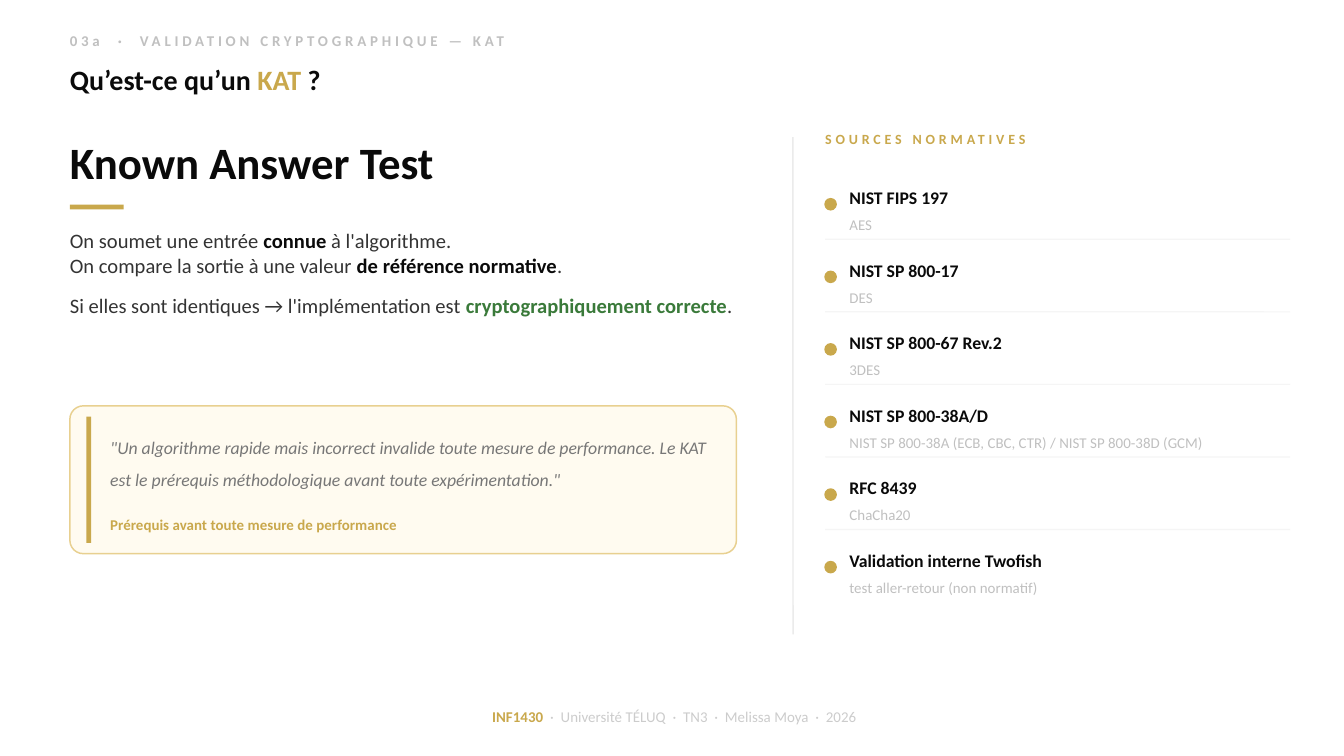
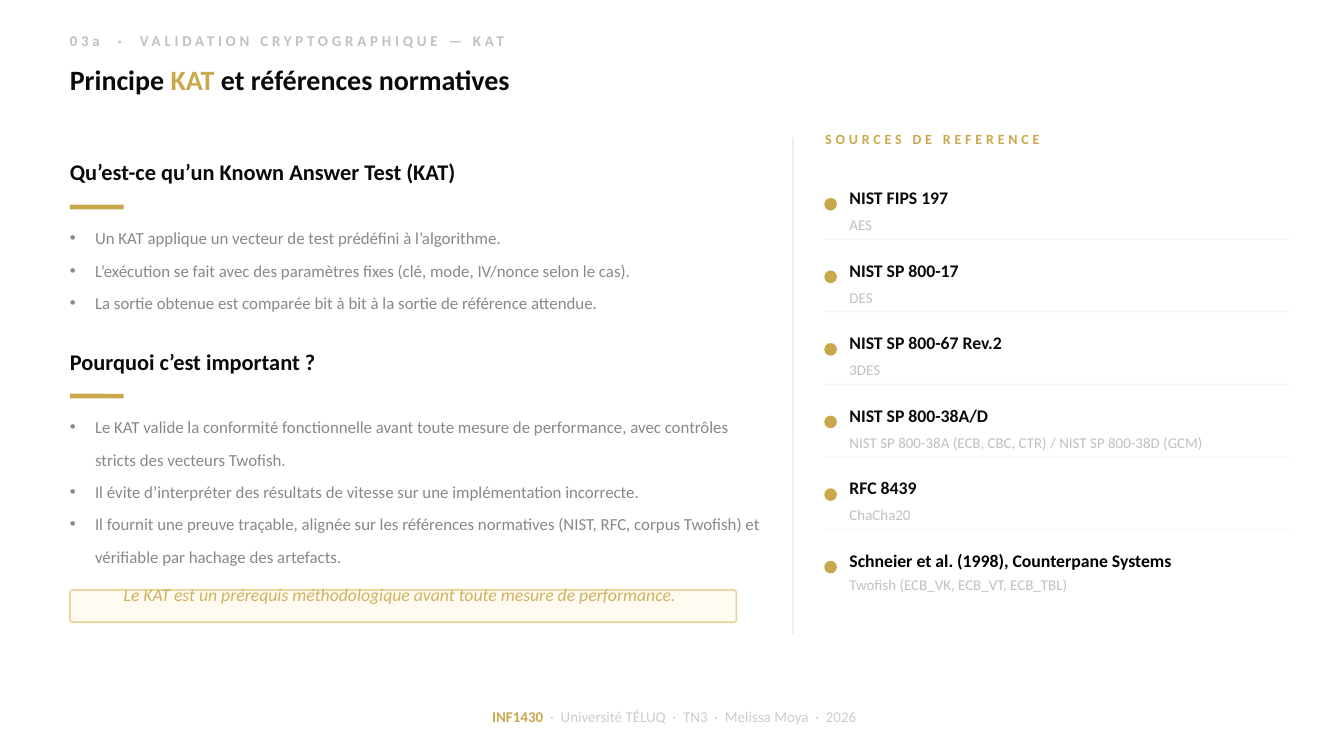
Before and after one commit to moyamelissa/INF1430-Comparaison-Chiffrement-Symetrique, a slide deck: slide 15 of docs/02-deliverables/INF1430_TN3_Melissa_Moya.pptx (slide 12 before the commit). Drawn at 1344x756 pixels with LibreOffice and Linux fonts; fonts in the diff are those of the drawing. Boxes give left, top, right and bottom in pixels: in the first picture for what was removed or moved away, otherwise in the second. Text is boxed around its words. In the diff, an @@ line names an element or a change of style, - is before the commit and + after.

```diff
--- a/docs/02-deliverables/INF1430_TN3_Melissa_Moya.pptx
+++ b/docs/02-deliverables/INF1430_TN3_Melissa_Moya.pptx
@@ text at (70,70,510,95): text changed @@
-Qu’est-ce qu’un KAT ?
+Principe KAT et références normatives
@@ text at (825,135,1040,144): text changed @@
-SOURCES NORMATIVES
+SOURCES DE REFERENCE
@@ text at (70,163,455,184): text changed; size 24 to 12 pt @@
-Known Answer Test
+Qu’est-ce qu’un Known Answer Test (KAT)
@@ text at (95,232,630,312): text changed; size 11 to 9 pt; text colour #333333 to #888888 @@
-On soumet une entrée connue à l'algorithme.
-On compare la sortie à une valeur de référence normative.
-Si elles sont identiques → l'implémentation est cryptographiquement correcte.
+• Un KAT applique un vecteur de test prédéfini à l’algorithme.
+• L’exécution se fait avec des paramètres fixes (clé, mode, IV/nonce selon le cas).
+• La sortie obtenue est comparée bit à bit à la sortie de référence attendue.
@@ text added at (70,354,300,374), 12 pt, text #0A0A0A, bold @@
+Pourquoi c’est important ?
@@ line added from (70, 396) to (124, 396), #C9A84C 2.5 pt @@
@@ line removed from (89, 417) to (89, 543) @@
@@ text added at (95,421,759,563), 9 pt, text #888888 @@
+• Le KAT valide la conformité fonctionnelle avant toute mesure de performance, avec contrôles stricts des vecteurs Twofish.
+• Il évite d’interpréter des résultats de vitesse sur une implémentation incorrecte.
+• Il fournit une preuve traçable, alignée sur les références normatives (NIST, RFC, corpus Twofish) et vérifiable par hachage des artefacts.
@@ text removed at (110,519,396,533) @@
-Prérequis avant toute mesure de performance
@@ text at (849,554,1171,570): text changed; text colour #0A0A0A to #000000 @@
-Validation interne Twofish
+Schneier et al. (1998), Counterpane Systems
@@ rounded rectangle: place and size @@
-rounded rectangle at (70,406,737,554)
+rounded rectangle at (70,590,737,622)
@@ text at (124,589,675,604): text changed; text colour #777777 to #CFB260 @@
-"Un algorithme rapide mais incorrect invalide toute mesure de performance. Le KAT est le prérequis méthodologique avant toute expérimentation."
+Le KAT est un prérequis méthodologique avant toute mesure de performance.
@@ text at (849,580,1067,592): text changed @@
-test aller-retour (non normatif)
+Twofish (ECB_VK, ECB_VT, ECB_TBL)
```
Also in this commit, not shown: 13 other slides changed, 15 slides added, 8 slides removed, 13 other files.
